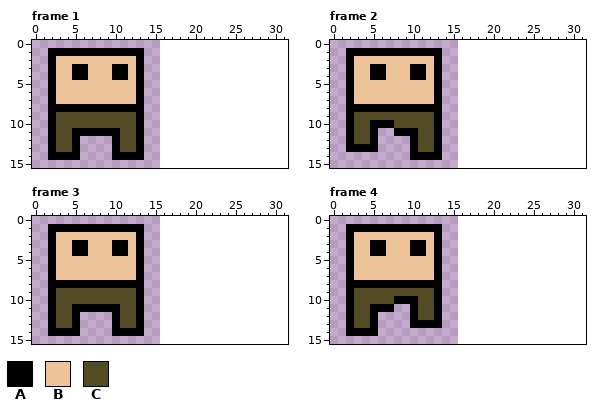
Pixel-art file -- Imports/Sprites/Player.aseprite. The first picture shows the starting point.
16x16 pixels, 4 frames. Shown: frame 1, frame 2, frame 3, frame 4. The old version is drawn lined up with the new one, on the new canvas.
Palette (. is transparent): A #000000  B #eec39a  C #524b24
Pixels before, frame 1, first column x 2:
 1 AAAAAAAAAAAA
 2 ABBBBBBBBBBA
 3 ABBAABBBAABA
 4 ABBAABBBAABA
 5 ABBBBBBBBBBA
 6 ABBBBBBBBBBA
 7 ABBBBBBBBBBA
 8 AAAAAAAAAAAA
 9 ACCCCCCCCCCA
10 ACCCCCCCCCCA
11 ACCAAAAAACCA
12 ACCA....ACCA
13 ACCA....ACCA
14 AAAA....AAAA
Pixels before, frame 2, first column x 2:
 1 AAAAAAAAAAAA
 2 ABBBBBBBBBBA
 3 ABBAABBBAABA
 4 ABBAABBBAABA
 5 ABBBBBBBBBBA
 6 ABBBBBBBBBBA
 7 ABBBBBBBBBBA
 8 AAAAAAAAAAAA
 9 ACCCCCCCCCCA
10 ACCAAACCCCCA
11 ACCA..AAACCA
12 ACCA....ACCA
13 AAAA....ACCA
14 ........AAAA
Pixels before, frame 3, first column x 2:
 1 AAAAAAAAAAAA
 2 ABBBBBBBBBBA
 3 ABBAABBBAABA
 4 ABBAABBBAABA
 5 ABBBBBBBBBBA
 6 ABBBBBBBBBBA
 7 ABBBBBBBBBBA
 8 AAAAAAAAAAAA
 9 ACCCCCCCCCCA
10 ACCCCCCCCCCA
11 ACCAAAAAACCA
12 ACCA....ACCA
13 ACCA....ACCA
14 AAAA....AAAA
Pixels before, frame 4, first column x 2:
 1 AAAAAAAAAAAA
 2 ABBBBBBBBBBA
 3 ABBAABBBAABA
 4 ABBAABBBAABA
 5 ABBBBBBBBBBA
 6 ABBBBBBBBBBA
 7 ABBBBBBBBBBA
 8 AAAAAAAAAAAA
 9 ACCCCCCCCCCA
10 ACCCCCAAACCA
11 ACCAAA..ACCA
12 ACCA....ACCA
13 ACCA....AAAA
14 AAAA........
The same view after the edit:
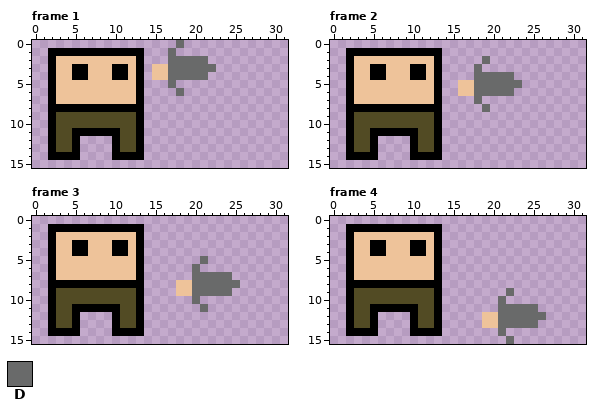
Colours new in this view: D #696a6a
The edit:
canvas 16x16 -> 32x16
Frame 1:
There is now colour B in rows 3 to 4 at x 15 to 16.
There is now colour D in row 0 at x 18; in row 1 at x 17; in row 2 at x 17 to 21; in row 3 at x 17 to 22; in row 4 at x 17 to 21; in row 5 at x 17.
There is now colour D in row 6 at x 18.
Frame 2:
There is now colour A in row 11 at x 6 to 7; in row 14 at x 2 to 5.
There is now colour B in rows 5 to 6 at x 16 to 17.
The edit turns colour A into colour C in row 10 at x 5 to 7; in row 13 at x 3 to 4.
There is now colour D in row 2 at x 19; in row 3 at x 18; in row 4 at x 18 to 22; in row 5 at x 18 to 23; in row 6 at x 18 to 22; in row 7 at x 18.
There is now colour D in row 8 at x 19.
Frame 3:
There is now colour B in rows 8 to 9 at x 18 to 19.
There is now colour D in row 5 at x 21; in row 6 at x 20; in row 7 at x 20 to 24; in row 8 at x 20 to 25; in row 9 at x 20 to 24; in row 10 at x 20.
There is now colour D in row 11 at x 21.
Frame 4:
There is now colour A in row 11 at x 8 to 9; in row 14 at x 10 to 13.
There is now colour B in rows 12 to 13 at x 19 to 20.
The edit turns colour A into colour C in row 10 at x 8 to 10; in row 13 at x 11 to 12.
There is now colour D in row 9 at x 22; in row 10 at x 21; in row 11 at x 21 to 25; in row 12 at x 21 to 26; in row 13 at x 21 to 25; in row 14 at x 21.
There is now colour D in row 15 at x 22.
